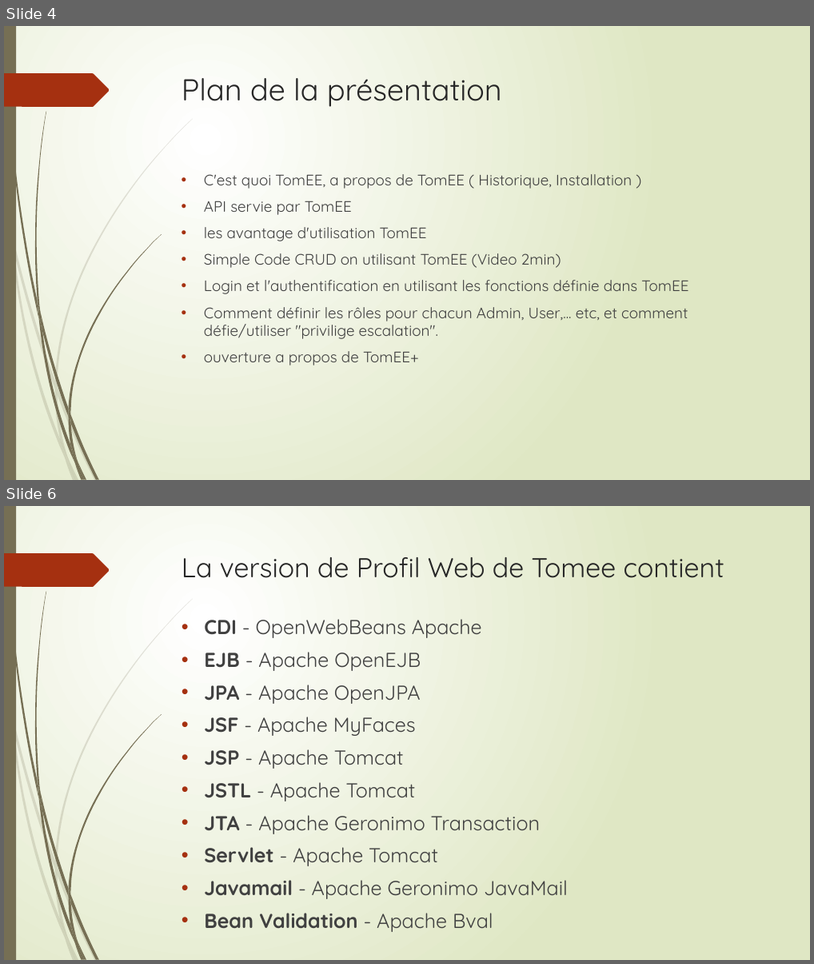
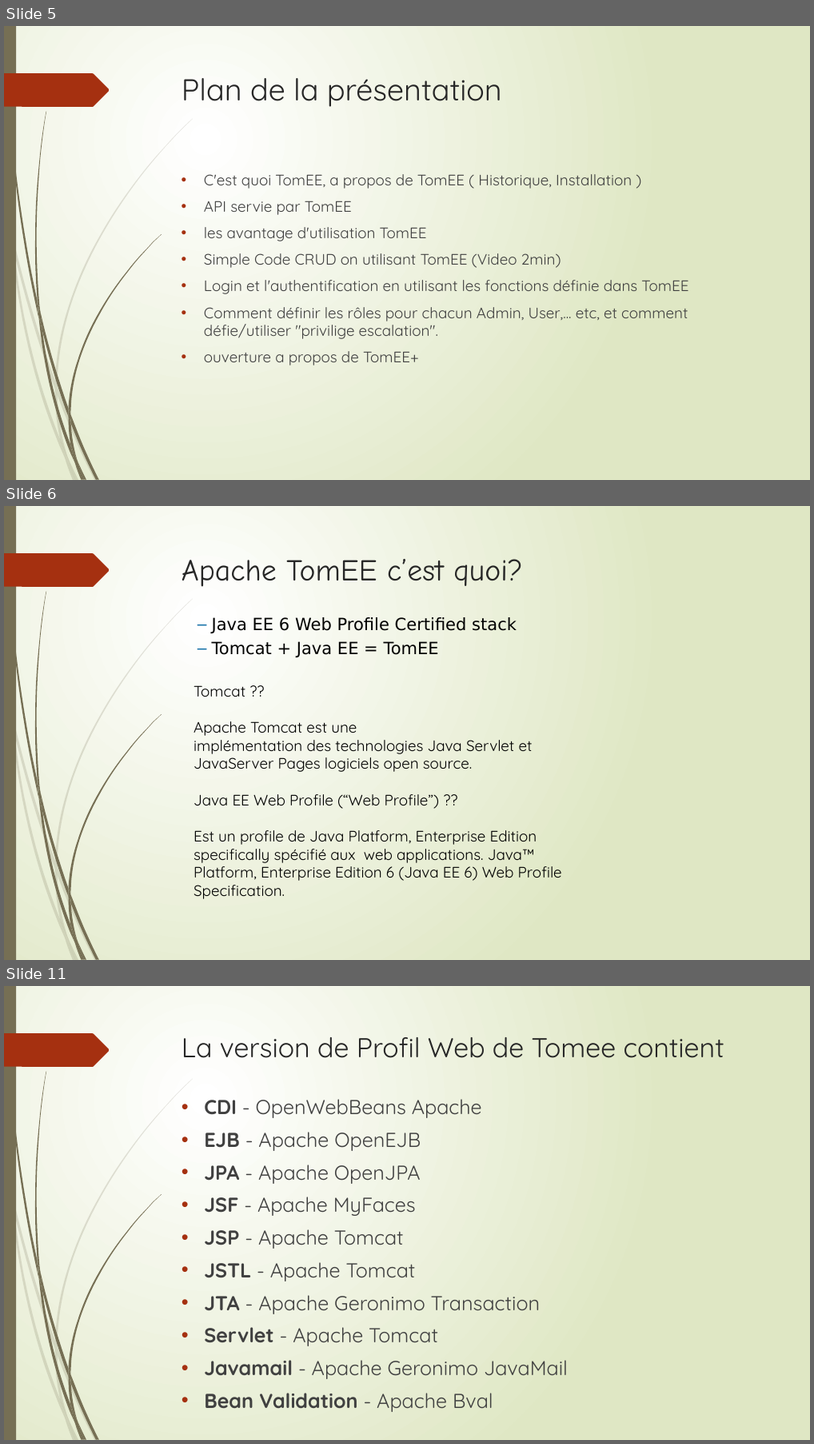
Before and after one commit to Tarek-Adra/TomEE, a slide deck: presentation.pptx. Shown one above the other, each under a label of ours: slides 4 and 6 before the commit, slides 5, 6 and 11 after it; the slides between them are not shown. The pictures are 814x964 and 814x1444 pixels, drawn with LibreOffice and Linux fonts; fonts in the diff are those of the drawing. Boxes give left, top, right and bottom in pixels: in the first picture for what was removed or moved away, otherwise in the second. Text is boxed around its words. In the diff, an @@ line names an element or a change of style, - is before the commit and + after.

```diff
--- a/presentation.pptx
+++ b/presentation.pptx
@@ slide 6 added at <box>4,506,810,960</box>, background gradient #FFFFFF to #DFE8C4; not listed: 24 template elements that a slide beside it also shows @@
@@ title added at <box>182,559,522,587</box>, 36 pt, text #262626 @@
+Apache TomEE c’est quoi?
@@ text added at <box>212,617,517,657</box>, 20 pt, text #000000 @@
+  – Java EE 6 Web Profile Certified stack
+  – Tomcat + Java EE = TomEE
@@ text added at <box>194,685,562,899</box>, 18 pt, text #000000 @@
+Tomcat ??
+Apache Tomcat est une implémentation des technologies Java Servlet et JavaServer Pages logiciels open source.
+Java EE Web Proﬁle (“Web Proﬁle”) ??
+Est un proﬁle de Java Platform, Enterprise Edition speciﬁcally spécifié aux web applications. Java™ Platform, Enterprise Edition 6 (Java EE 6) Web Proﬁle Speciﬁcation.
@@ what was slide 4 is now slide 5 @@
@@ what was slide 6 is now slide 11 @@
```
Also in this commit, not shown: 15 other slides added, 1 slide removed, 1 other file.
